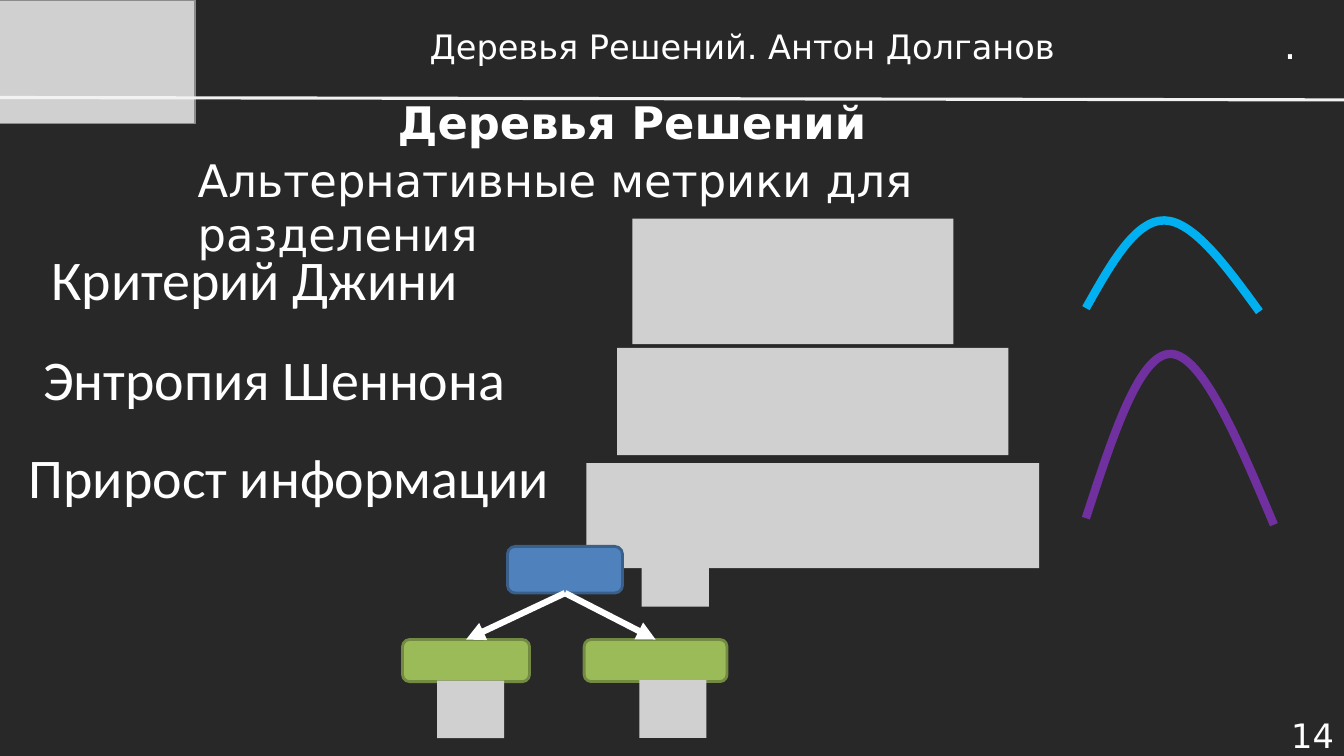
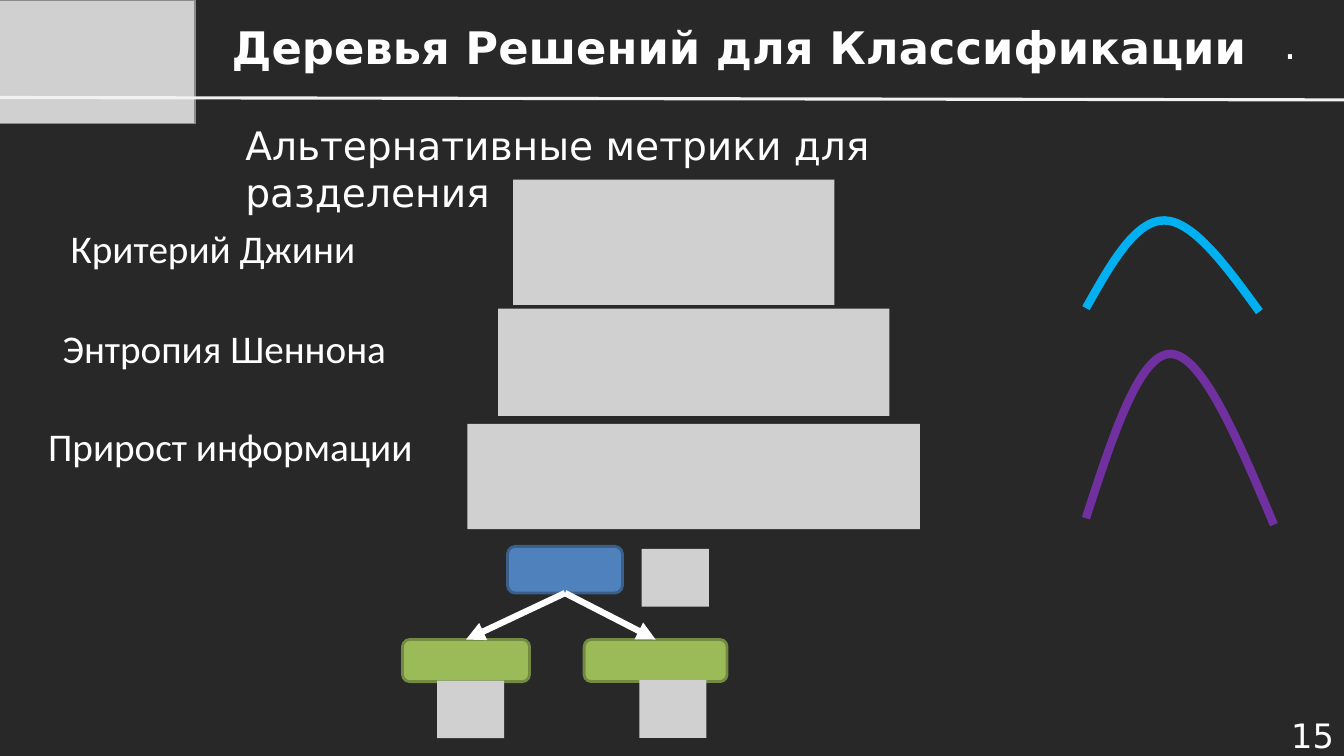
Before and after one commit to dayekb/Study, a slide deck: slide 15 of rus/UrFU/IST in Medicine/1 season/Презентации/Лекция 1.10 - Деревья Решений.pptx (slide 14 before the commit). Drawn at 1344x756 pixels with LibreOffice and Linux fonts; fonts in the diff are those of the drawing; grey boxes stand for pictures. Boxes give left, top, right and bottom in pixels: in the first picture for what was removed or moved away, otherwise in the second. Text is boxed around its words. In the diff, an @@ line names an element or a change of style, - is before the commit and + after.

```diff
--- a/rus/UrFU/IST in Medicine/1 season/Презентации/Лекция 1.10 - Деревья Решений.pptx
+++ b/rus/UrFU/IST in Medicine/1 season/Презентации/Лекция 1.10 - Деревья Решений.pptx
@@ text at (x1=232, y1=29, x2=1246, y2=74): text changed; size 24 to 32 pt; bold on @@
-Деревья Решений. Антон Долганов
+Деревья Решений для Классификации
@@ text "Альтернативные метрики для разделения" moved from (x1=198, y1=164, x2=913, y2=261) to (x1=245, y1=131, x2=870, y2=215) @@
@@ text "Альтернативные метрики для разделения" at (x1=245, y1=131, x2=870, y2=215): size 32 to 28 pt @@
@@ title removed at (x1=398, y1=104, x2=866, y2=149) @@
-Деревья Решений
@@ 3 pictures moved together from (x1=587, y1=219, x2=1040, y2=568) to (x1=468, y1=179, x2=921, y2=529) @@
@@ text "Критерий Джини" moved from (x1=51, y1=253, x2=458, y2=309) to (x1=71, y1=236, x2=355, y2=270) @@
@@ text "Энтропия Шеннона" moved from (x1=43, y1=363, x2=505, y2=409) to (x1=63, y1=337, x2=386, y2=370) @@
@@ size 40 to 28 pt in 3 elements at (x1=71, y1=236, x2=355, y2=270), (x1=63, y1=337, x2=386, y2=370), (x1=48, y1=434, x2=413, y2=468) @@
@@ text "Прирост информации" moved from (x1=29, y1=460, x2=549, y2=507) to (x1=48, y1=434, x2=413, y2=468) @@
@@ page number at (x1=1291, y1=723, x2=1334, y2=749): text changed @@
-14
+15
```
Also in this commit, not shown: 42 other slides changed, 2 slides added, 3 slides removed, 14 other files.
